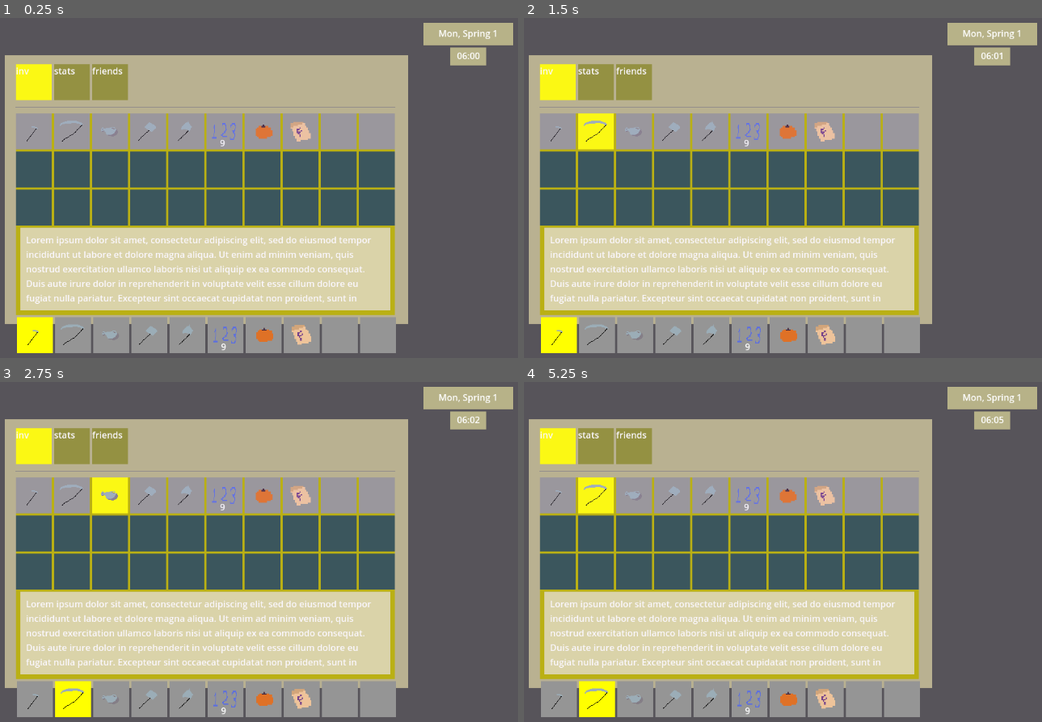
Above: before the commit, frames 1-4 (two rows, left to right).
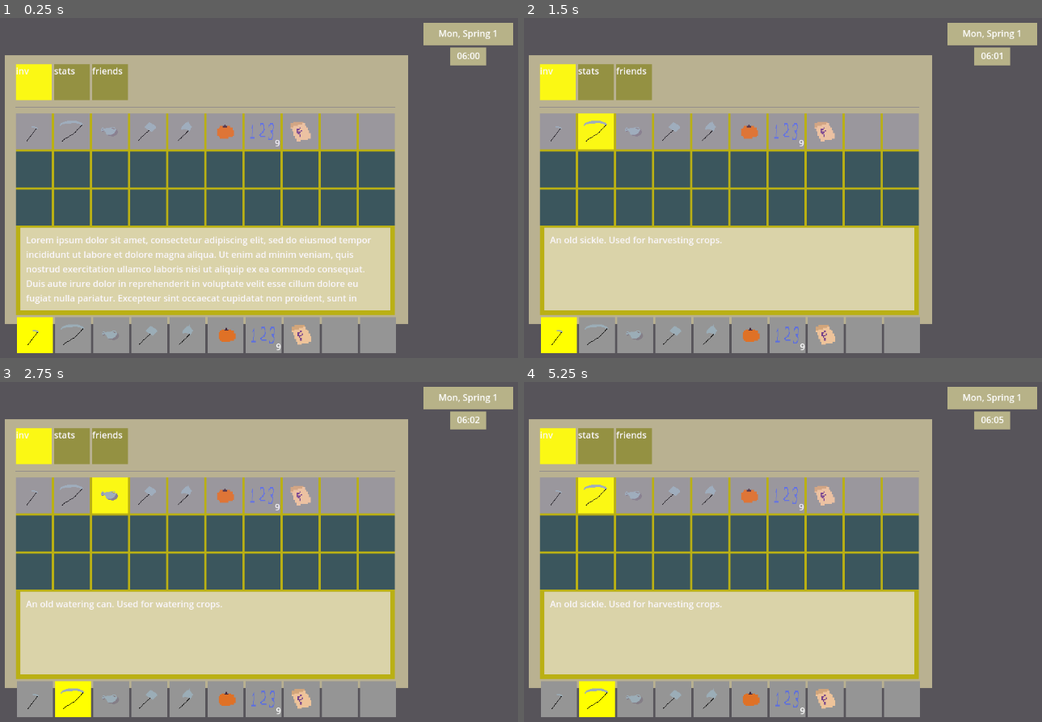
Above: after the commit, the same moments.

Repository: ellis-matthew4/farming-game-framework
Game: Godot game, scene res://scenes/Menus/ingame_menu.tscn
Same seed, same stepped clock (60 frames per second), same inputs: the game is played once before the commit and once after it. The project has no main scene, so this scene is started directly.
Inputs (mouse positions are in pixels of both pictures, inside the frame that each line leads up to):
- Up to frame 1 (0.25 s): no input
- Up to frame 2 (1.5 s): tap Enter at 0.5 s; move the mouse to (871, 171) at 0.52 s; press the mouse at (871, 171) at 0.53 s; hold D (move_right) 0.53-1.28 s; tap Space at 1.25 s; move the mouse to (601, 208) at 1.27 s; release the mouse at (601, 208) at 1.28 s; hold S (move_down) from 1.28 s (still down); tap Shift (ux_modify) at 1.35 s
- Up to frame 3 (2.75 s): tap Enter at 2 s; move the mouse to (269, 473) at 2.02 s; release S (move_down) at 2.03 s; hold D (move_right) from 2.03 s (still down); tap Mouse wheel down (ux_mwd) at 2.1 s
- Up to frame 4 (5.25 s): tap Space at 2.75, 4.25 s; move the mouse to (700, 626) at 2.77 s; release D (move_right) at 2.78 s; hold W (move_up) 2.78-3.53 s; tap Mouse wheel up (ux_mwu) at 2.85 s; click (700, 626) at 2.92 s; tap Enter at 3.5 s; move the mouse to (922, 606) at 3.52 s; press the mouse at (922, 606) at 3.53 s; hold A (move_left) 3.53-5.03 s; move the mouse to (534, 497) at 4.27 s; release the mouse at (534, 497) at 4.28 s; tap Shift (ux_modify) at 4.35 s; move the mouse to (762, 552) at 5.02 s; hold S (move_down) from 5.03 s (still down); tap Mouse wheel down (ux_mwd) at 5.1 s; click (762, 552) at 5.17 s

The runs differ from the first frame. In frame 1, 0.6% of the frame differs, in the area x 40-55%, y 30-98%; in frame 2, 3.1%; in frame 3, 3.1%, in the area x 4-72%, y 30-98%; in frame 4, 3.1%.

Commit message:
Fixed description

Diff:
--- a/src/scenes/Menus/InventorySlot.tscn
+++ b/src/scenes/Menus/InventorySlot.tscn
@@ -32,3 +32,4 @@
 offset_top = -23.0
 grow_horizontal = 0
 grow_vertical = 0
+horizontal_alignment = 2
--- a/src/scripts/globals.gd
+++ b/src/scripts/globals.gd
@@ -141,8 +141,8 @@
 	try_add_inventory(ItemDatabase.get_item(2))
 	try_add_inventory(ItemDatabase.get_item(3))
 	try_add_inventory(ItemDatabase.get_item(4))
-	try_add_inventory(ItemDatabase.get_item(8), 9)
-	try_add_inventory(ItemDatabase.get_item(9))
+	try_add_inventory(ItemDatabase.get_item(8))
+	try_add_inventory(ItemDatabase.get_item(9), 9)
 	try_add_inventory(ItemDatabase.get_item(10))
 	add_child(menuLayer)
 
--- a/src/scripts/ingame_menu.gd
+++ b/src/scripts/ingame_menu.gd
@@ -79,6 +79,7 @@
 		print("ERR: INVALID INDEX _change_focus_inventory")
 	InventoryGrid.get_child(old - 1).defocus()
 	InventoryGrid.get_child(new - 1).focus()
+	$ColorRect/VBoxContainer/Inventory/VBoxContainer/Description/Label.text = InventoryGrid.get_child(new - 1).get_description()
 	_wait_and_reset(0.125)
 
 func _change_focus_menu(old, new):
--- a/src/scripts/inventory_slot.gd
+++ b/src/scripts/inventory_slot.gd
@@ -17,6 +17,12 @@
 func set_label(tx: String):
 	$Label.text = tx
 
+func get_description():
+	if item == null:
+		return ""
+	else:
+		return item.description
+
 func focus():
 	color = Color.YELLOW
 
--- a/src/scripts/item_database.gd
+++ b/src/scripts/item_database.gd
@@ -1,18 +1,20 @@
 extends Node
 
-@onready var items = [
-	Tool.new("Hoe", -1, "res://assets/items/hoe.png", "sample", 1, "An old hoe. Used for tilling soil."),
-	Tool.new("Sickle", -1, "res://assets/items/sickle.png", "sample", 2, "An old sickle. Used for harvesting crops."),
-	Tool.new("Watering Can", -1, "res://assets/items/watering_can.png", "sample", 3, "An old watering can. Used for watering crops."),
-	Tool.new("Hammer", -1, "res://assets/items/hammer.png", "sample", 4, "An old hammer. Used for breaking up rocks."),
-	Tool.new("Axe", -1, "res://assets/items/axe.png", "sample", 5, "An old axe. Used for cutting down trees and branches."),
-	Item.new("Branch", 10, "res://assets/fertilizer.png", "A branch. Not very useful."),
-	Item.new("Rock", 10, "res://assets/product.png", "A rock. Not very useful."),
-	Item.new("Weed", 1, "res://assets/items/sickle.png", "A weed. Not very useful."),
-	Seeds.new("Sample Seeds", 20, "res://assets/crop.png", 3, 9),
-	Food.new("Sample Crop", 50, "res://assets/product.png", 10, "A fruit of some kind."),
-	Consumable.new("Fertilizer", 40, "res://assets/fertilizer.png", "A mix of high-grade animal manures guaranteed to make your fields more fertile."),
-]
+var items = []
+
+func _ready():
+	# Products MUST be instanced before seeds!
+	items.append(Tool.new("Hoe", -1, "res://assets/items/hoe.png", "sample", 1, "An old hoe. Used for tilling soil."))
+	items.append(Tool.new("Sickle", -1, "res://assets/items/sickle.png", "sample", 2, "An old sickle. Used for harvesting crops."))
+	items.append(Tool.new("Watering Can", -1, "res://assets/items/watering_can.png", "sample", 3, "An old watering can. Used for watering crops."))
+	items.append(Tool.new("Hammer", -1, "res://assets/items/hammer.png", "sample", 4, "An old hammer. Used for breaking up rocks."))
+	items.append(Tool.new("Axe", -1, "res://assets/items/axe.png", "sample", 5, "An old axe. Used for cutting down trees and branches."))
+	items.append(Item.new("Branch", 10, "res://assets/fertilizer.png", "A branch. Not very useful."))
+	items.append(Item.new("Rock", 10, "res://assets/product.png", "A rock. Not very useful."))
+	items.append(Item.new("Weed", 1, "res://assets/items/sickle.png", "A weed. Not very useful."))
+	items.append(Food.new("Sample Crop", 50, "res://assets/product.png", 10, "A fruit of some kind."))
+	items.append(Seeds.new("Sample Seeds", 20, "res://assets/crop.png", 3, "Sample Crop"))
+	items.append(Consumable.new("Fertilizer", 40, "res://assets/fertilizer.png", "A mix of high-grade animal manures guaranteed to make your fields more fertile."))
 
 func get_item(index) -> Item:
 	return items[index]
--- a/src/scripts/seeds.gd
+++ b/src/scripts/seeds.gd
@@ -7,16 +7,14 @@
 var reharvestable: bool
 var reharvest_stage: int
 
-func _init(n: String, v: int, tx_path: String, stages: int, prd: int, rh: bool = false, rhs: int = 1):
+func _init(n: String, v: int, tx_path: String, stages: int, prd: String, rh: bool = false, rhs: int = 1):
 	item_name = n
 	value = v
 	texture = load(tx_path)
 	max_stages = stages
-	product_id = prd
+	product_id = ItemDatabase.get_index_by_name(prd)
 	reharvestable = rh
 	reharvest_stage = rhs
-
-func _ready():
 	description = str("Seeds to grow ", get_product().item_name, ". Takes ", max_stages, " days to grow.")
 	if reharvestable:
 		description += " Regrows after harvesting."
